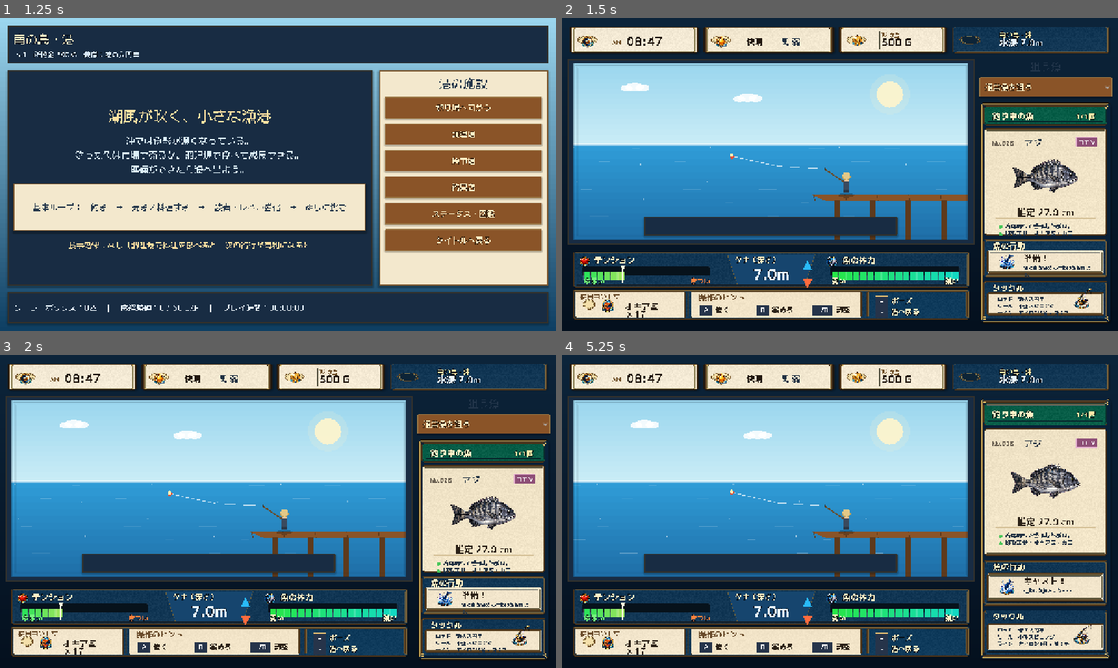
Above: before the commit, frames 1-4 (two rows, left to right).
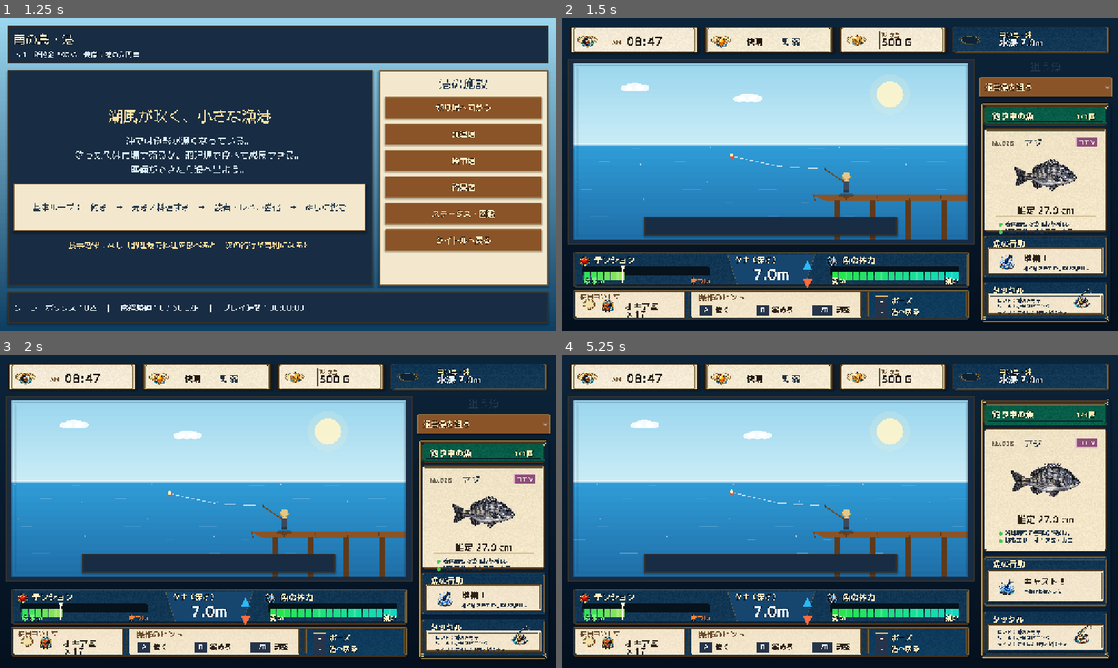
Above: after the commit, the same moments.

Repository: RYUKOU-OKUMURA/tsuri_quest_umi_mvp
Game: Godot game, scene res://scenes/main.tscn
Two runs of this game, one before a commit and one after it. Both use one fixed random seed, a clock stepped at 60 frames per second and the inputs below.
Inputs (mouse positions are in pixels of both pictures, inside the frame that each line leads up to):
- Up to frame 1 (1.25 s): click "ゲームを始める" at 0.5 s
- Up to frame 2 (1.5 s): click "釣り場へ向かう" at 1.25 s
- Up to frame 3 (2 s): no input
- Up to frame 4 (5.25 s): click "通常魚を狙う" at 2 s; click "通常魚を狙う" at 2.75 s; click "通常魚を狙う" at 3.5 s; tap Enter at 4.25 s; move the mouse to (773, 624) at 4.27 s; tap Shift at 4.35 s; click (773, 624) at 4.42 s; tap Space at 4.52, 5 s; move the mouse to (728, 527) at 5.02 s; tap E at 5.1 s; click (728, 527) at 5.17 s

Frame 1 is identical in both runs. In frame 2, 3.0% of the frame differs, in the area x 75-98%, y 45-96%; in frame 3, 3.0%; in frame 4, 3.7%, in the area x 75-98%, y 34-94%.

Commit message:
Expand fight sidebar lower cards

Diff:
--- a/src/ui/components/fight_sidebar.gd
+++ b/src/ui/components/fight_sidebar.gd
@@ -62,9 +62,9 @@
 	if _sidebar_frame != null:
 		draw_texture_rect(_sidebar_frame, Rect2(Vector2.ZERO, size), false, Color.WHITE)
 		header = Rect2(w * 0.055, h * 0.030, w * 0.89, h * 0.075)
-		fish_card = Rect2(w * 0.060, h * 0.125, w * 0.88, h * 0.460)
-		action_card = Rect2(w * 0.055, h * 0.610, w * 0.89, h * 0.175)
-		tackle_card = Rect2(w * 0.055, h * 0.800, w * 0.89, h * 0.175)
+		fish_card = Rect2(w * 0.060, h * 0.125, w * 0.88, h * 0.440)
+		action_card = Rect2(w * 0.055, h * 0.600, w * 0.89, h * 0.190)
+		tackle_card = Rect2(w * 0.055, h * 0.810, w * 0.89, h * 0.165)
 	else:
 		var gap := 7.0
 		var action_h := clampf(h * 0.22, 86.0, 102.0)
@@ -125,7 +125,7 @@
 	_draw_text(font, "魚の行動", rect.position + Vector2(16.0, 27.0), 18, Palette.TEXT_BONE, 3)
 	var body := Rect2(rect.position + Vector2(10.0, 33.0), rect.size - Vector2(20.0, 42.0))
 	if _sidebar_frame != null:
-		body = Rect2(rect.position + Vector2(14.0, rect.size.y * 0.30), rect.size - Vector2(28.0, rect.size.y * 0.34))
+		body = Rect2(rect.position + Vector2(14.0, rect.size.y * 0.34), rect.size - Vector2(28.0, rect.size.y * 0.40))
 	_draw_panel(body, Color("#f3e8cd"), Palette.WOOD_DARK, Palette.GOLD)
 	var action := "待機"
 	var message := "ラインを見ながら、テンションを保とう。"
@@ -143,17 +143,19 @@
 	_draw_text(font, "タックル", rect.position + Vector2(14.0, 26.0), 18, Palette.TEXT_BONE, 3)
 	var body := Rect2(rect.position + Vector2(10.0, 32.0), rect.size - Vector2(20.0, 38.0))
 	if _sidebar_frame != null:
-		body = Rect2(rect.position + Vector2(14.0, rect.size.y * 0.31), rect.size - Vector2(28.0, rect.size.y * 0.35))
+		body = Rect2(rect.position + Vector2(14.0, rect.size.y * 0.35), rect.size - Vector2(28.0, rect.size.y * 0.41))
 	_draw_panel(body, Palette.PARCHMENT, Palette.WOOD_DARK, Palette.GOLD)
 	var rod_name := String(trip_stats.get("rod_name", "港の入門竿"))
 	var text_width := body.size.x - (74.0 if _icons != null else 12.0)
 	var lines: Array[String] = [
 		"ロッド：%s" % _short_rod_name(rod_name),
 		"リール：小型スピニング",
-		"ライン：ナイロン3号 / 針：チヌ3号",
+		"ライン：ナイロン3号 / 針：チヌ",
 	]
+	var tackle_font_size := 11 if _sidebar_frame != null else 12
+	var tackle_line_gap := 14.0 if _sidebar_frame != null else 16.0
 	for i in range(lines.size()):
-		_draw_wrapped(font, lines[i], body.position + Vector2(12.0, 9.0 + float(i) * 16.0), text_width, 12, Palette.TEXT_DARK, 1)
+		_draw_wrapped(font, lines[i], body.position + Vector2(12.0, 6.0 + float(i) * tackle_line_gap), text_width, tackle_font_size, Palette.TEXT_DARK, 1)
 	if _icons != null:
 		_draw_tackle_icon(Rect2(body.end - Vector2(64.0, 64.0), Vector2(56.0, 56.0)))
 	else:
Binary file changed: assets/showcase/underwater/sidebar_frame.png
Not shown, changed: design-qa.md
Not shown, changed: docs/11_underwater_fight_showcase.md
Not shown, changed: tools/generate_underwater_ui_frame_assets.py
